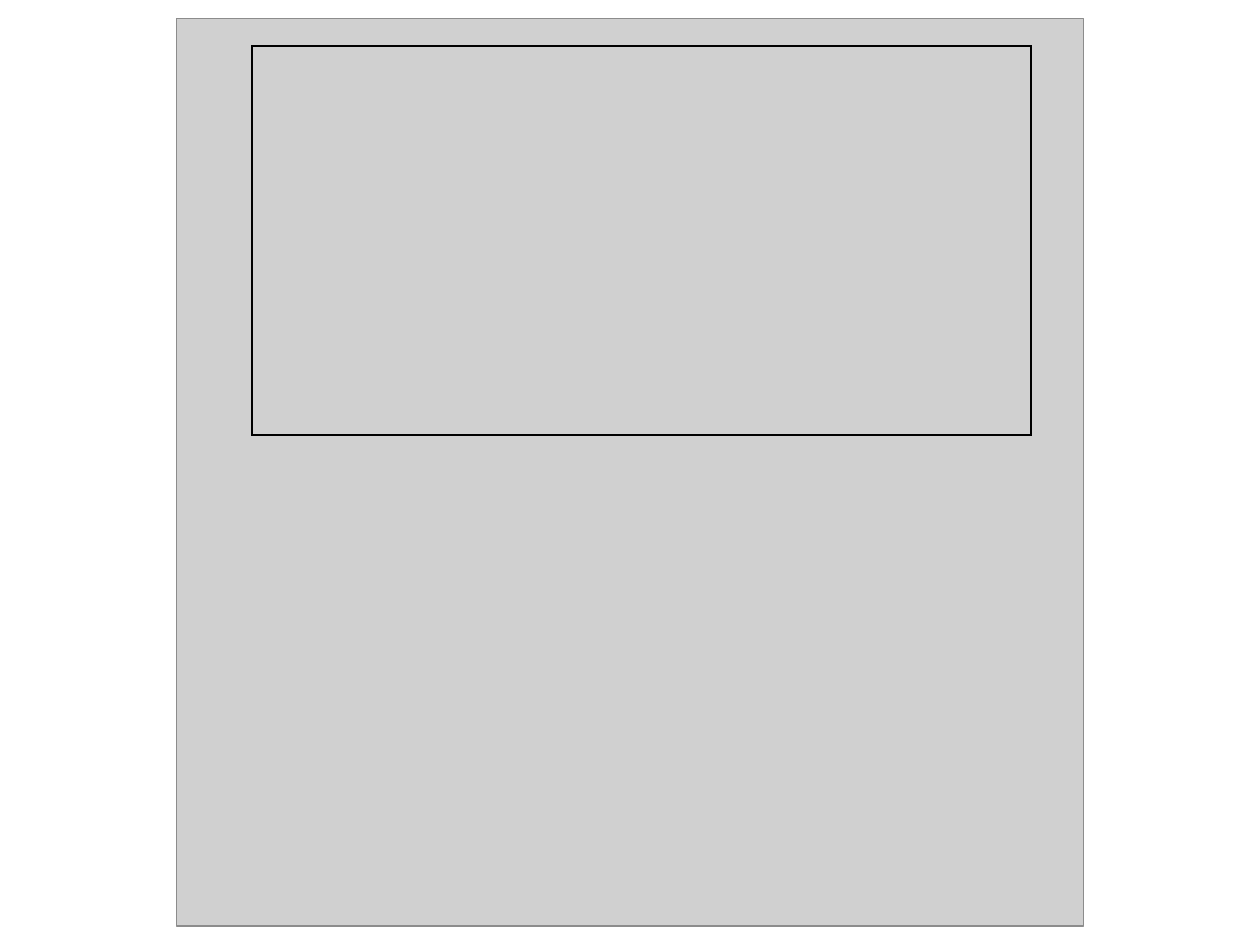
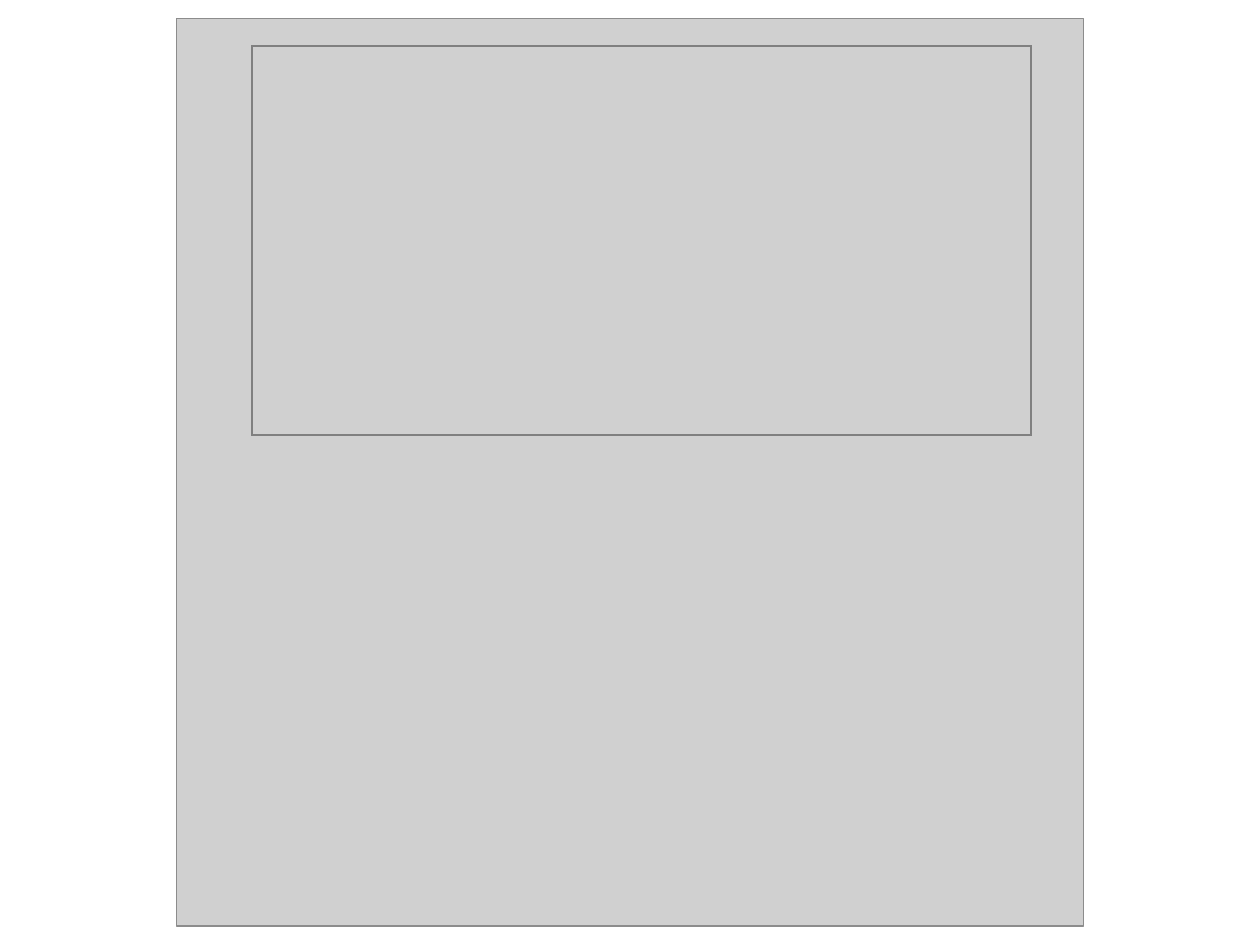
Before and after one commit to lmathon/Pole2Pole_eDNA, a slide deck: slide 2 of outputs/Figures.pptx (slide 3 before the commit). Drawn at 1260x945 pixels with LibreOffice and Linux fonts; fonts in the diff are those of the drawing; grey boxes stand for pictures. Boxes give left, top, right and bottom in pixels: in the first picture for what was removed or moved away, otherwise in the second. Text is boxed around its words. In the diff, an @@ line names an element or a change of style, - is before the commit and + after.

```diff
--- a/outputs/Figures.pptx
+++ b/outputs/Figures.pptx
@@ rectangle at (x1=252, y1=45, x2=1031, y2=435): outline #000000 1 pt to #808080 1 pt @@
```
Also in this commit, not shown: 1 slide removed, 33 other files.
